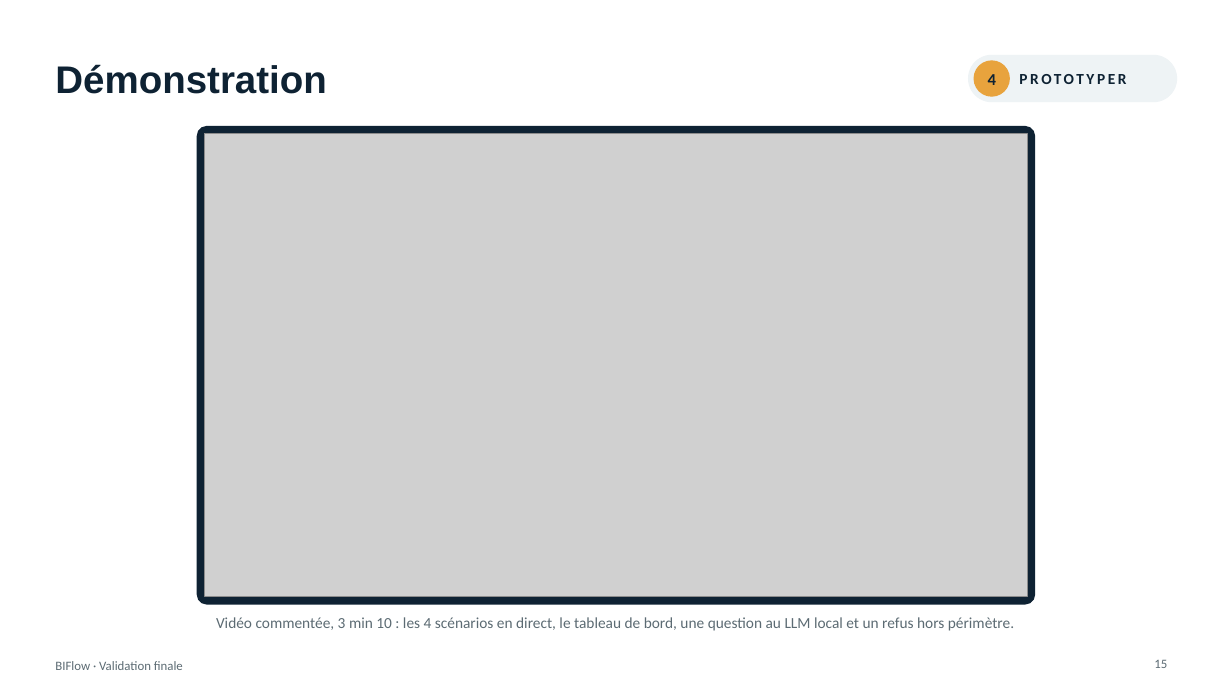
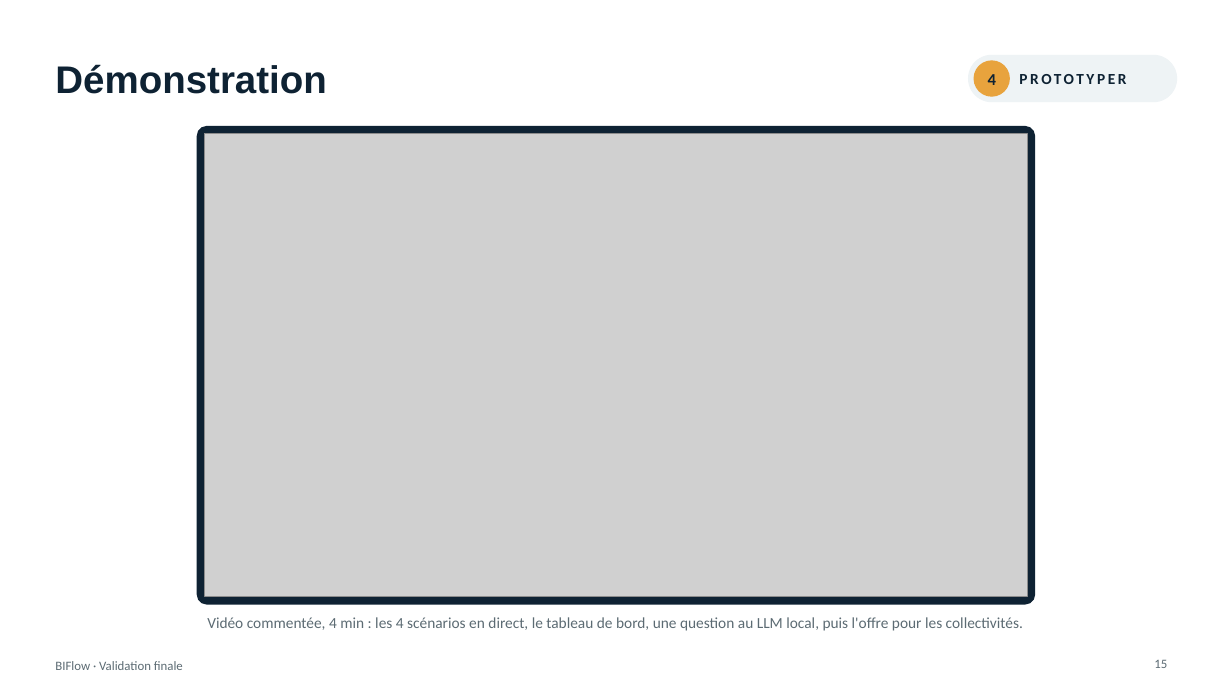
Before and after one commit to ranim147/Bi_Flow_Project, a slide deck: slide 15 of livrables/BIFlow_Validation.pptx. Drawn at 1232x693 pixels with LibreOffice and Linux fonts; fonts in the diff are those of the drawing; grey boxes stand for pictures. Boxes give left, top, right and bottom in pixels: in the first picture for what was removed or moved away, otherwise in the second. Text is boxed around its words. In the diff, an @@ line names an element or a change of style, - is before the commit and + after.

```diff
--- a/livrables/BIFlow_Validation.pptx
+++ b/livrables/BIFlow_Validation.pptx
@@ text at (207,617,1023,631): text changed @@
-Vidéo commentée, 3 min 10 : les 4 scénarios en direct, le tableau de bord, une question au LLM local et un refus hors périmètre.
+Vidéo commentée, 4 min : les 4 scénarios en direct, le tableau de bord, une question au LLM local, puis l'offre pour les collectivités.
```
Also in this commit, not shown: 3 other slides changed, 4 slides added, 4 other files.
